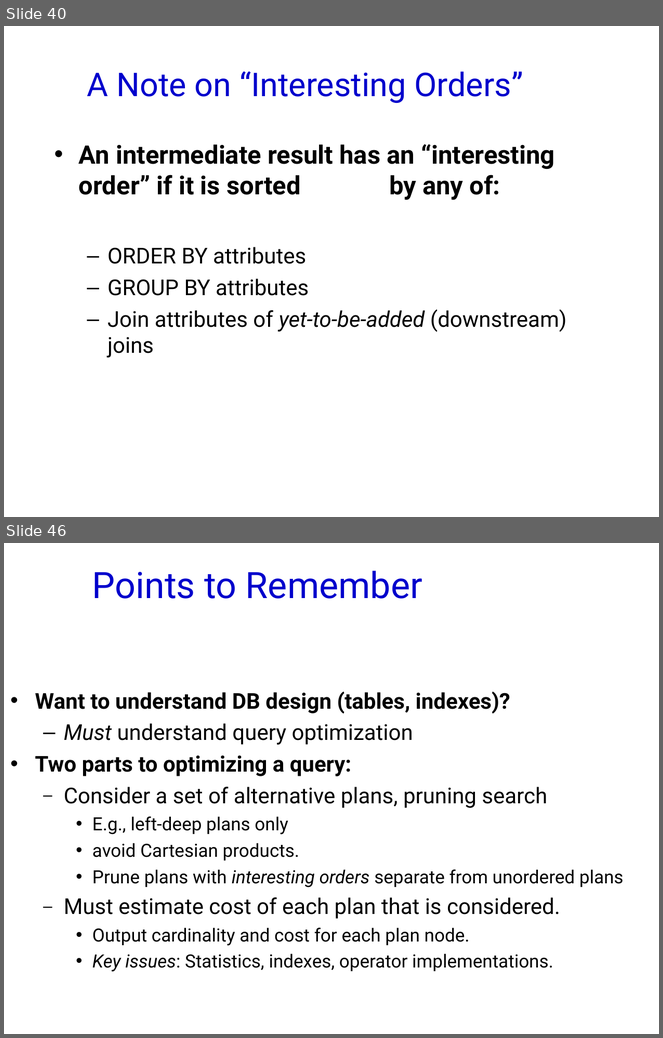
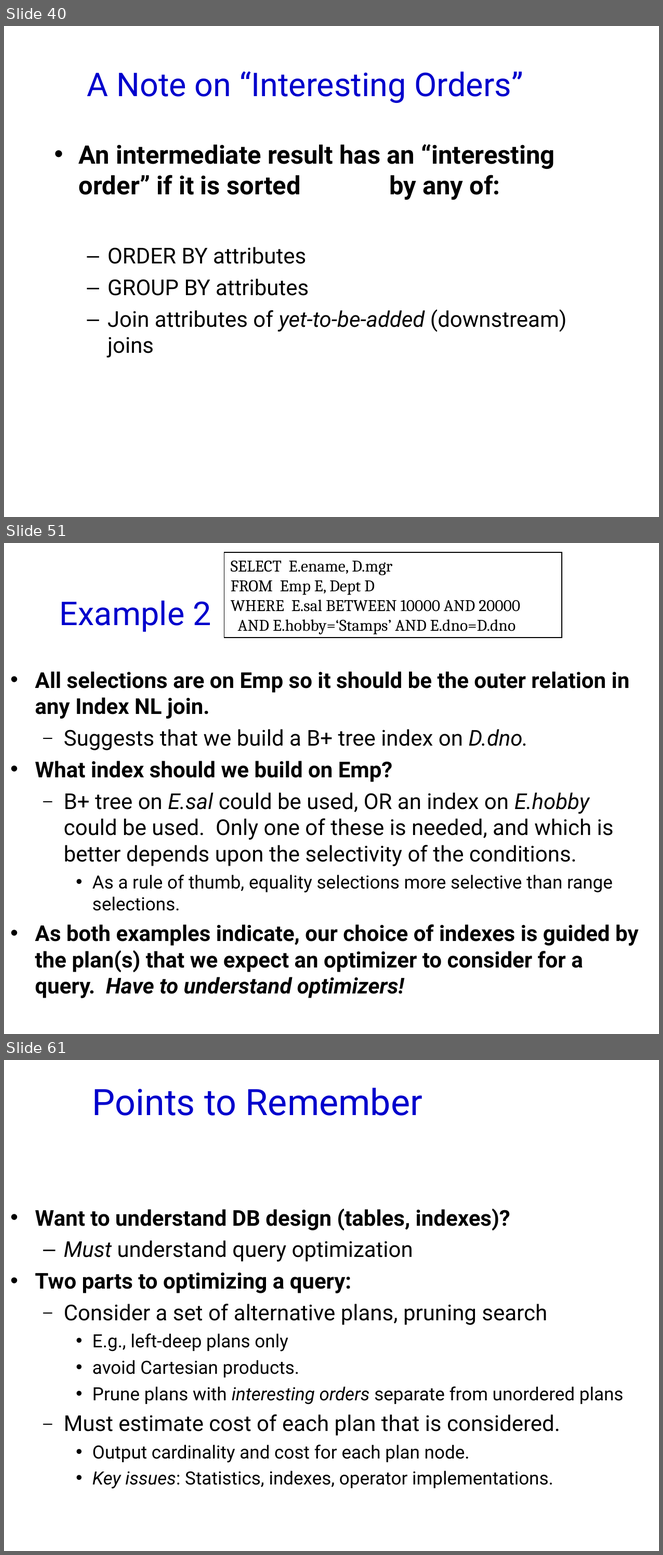
Before and after one commit to jhellerstein/cs186-09, a slide deck: lecs/16.QueryOpt.ppt. Shown one above the other, each under a label of ours: slides 40 and 46 before the commit, slides 40, 51 and 61 after it; the slides between them are not shown. The pictures are 663x1038 and 663x1555 pixels, drawn with LibreOffice and Linux fonts; fonts in the diff are those of the drawing; background and template pictures are left out. Boxes give left, top, right and bottom in pixels: in the first picture for what was removed or moved away, otherwise in the second. Text is boxed around its words. In the diff, an @@ line names an element or a change of style, - is before the commit and + after.

```diff
--- a/lecs/16.QueryOpt.ppt
+++ b/lecs/16.QueryOpt.ppt
@@ slide 51 added at (4, 543, 659, 1034), background #FFFFFF @@
@@ rectangle added at (224, 553, 562, 638), outline #000000 0.99 pt, 18 pt, text #000000 @@
+SELECT E.ename, D.mgr
+FROM Emp E, Dept D
+WHERE E.sal BETWEEN 10000 AND 20000
+AND E.hobby=‘Stamps’ AND E.dno=D.dno
@@ title added at (60, 600, 211, 632), 36 pt, text #0000CC @@
+Example 2
@@ text added at (35, 671, 638, 999), 24 pt, text #000000 @@
+• All selections are on Emp so it should be the outer relation in any Index NL join.
+  – Suggests that we build a B+ tree index on D.dno.
+• What index should we build on Emp?
+  – B+ tree on E.sal could be used, OR an index on E.hobby could be used. Only one of these is needed, and which is better depends upon the selectivity of the conditions.
+    • As a rule of thumb, equality selections more selective than range selections.
+• As both examples indicate, our choice of indexes is guided by the plan(s) that we expect an optimizer to consider for a query. Have to understand optimizers!
@@ what was slide 46 is now slide 61 @@
```
Also in this commit, not shown: 14 slides changed, 14 other slides added, 1 other file.
